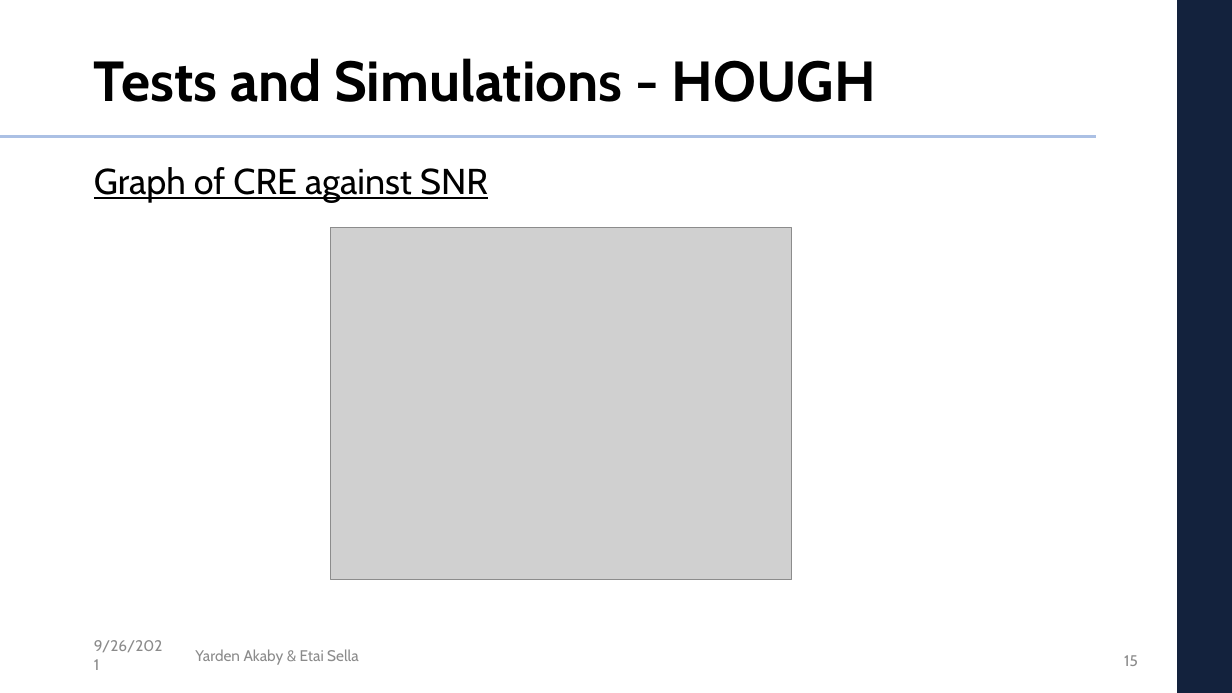
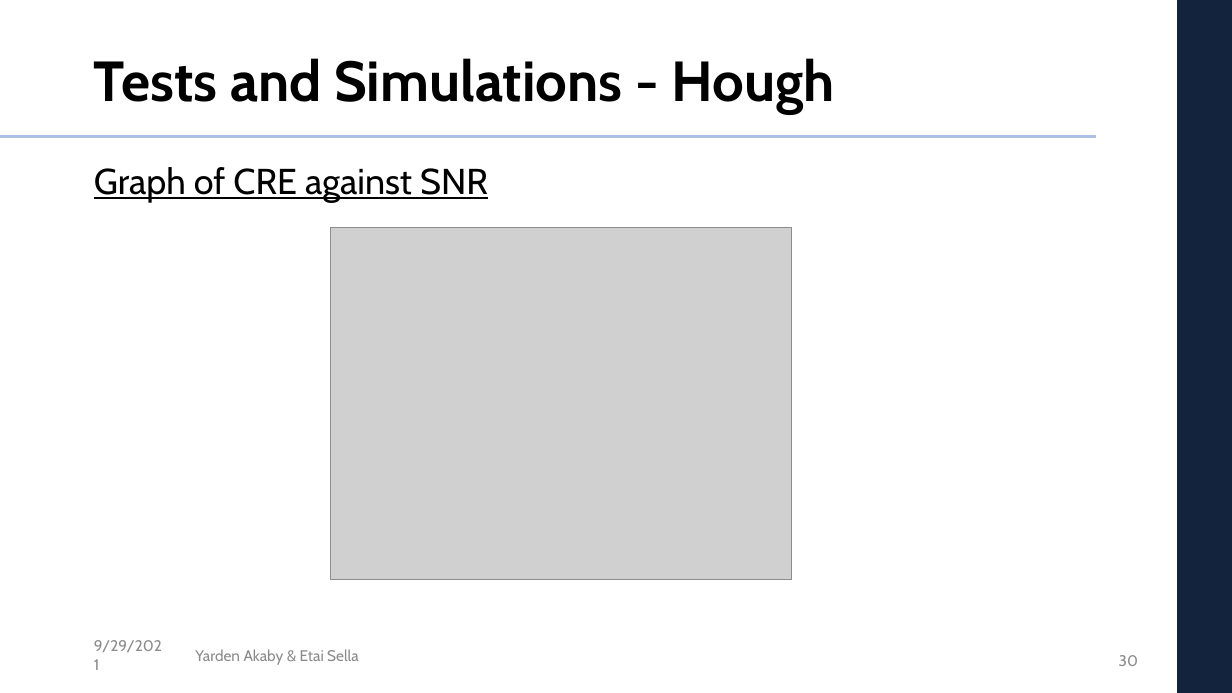
Before and after one commit to etaisella/multi_dim_DSP_final_project, a slide deck: slide 30 of presentation/DSP_project_presentation.pptx (slide 15 before the commit). Drawn at 1232x693 pixels with LibreOffice and Linux fonts; fonts in the diff are those of the drawing; grey boxes stand for pictures; background and template pictures are left out. Boxes give left, top, right and bottom in pixels: in the first picture for what was removed or moved away, otherwise in the second. Text is boxed around its words. In the diff, an @@ line names an element or a change of style, - is before the commit and + after.

```diff
--- a/presentation/DSP_project_presentation.pptx
+++ b/presentation/DSP_project_presentation.pptx
@@ title at box(94, 58, 834, 114): text changed @@
-Tests and Simulations - HOUGH
+Tests and Simulations - Hough
@@ text at box(94, 640, 162, 652): text changed @@
-9/26/2021
+9/29/2021
@@ page number at box(1119, 655, 1138, 666): text changed @@
-15
+30
```
Also in this commit, not shown: 14 other slides changed, 15 slides added, 2 other files.
